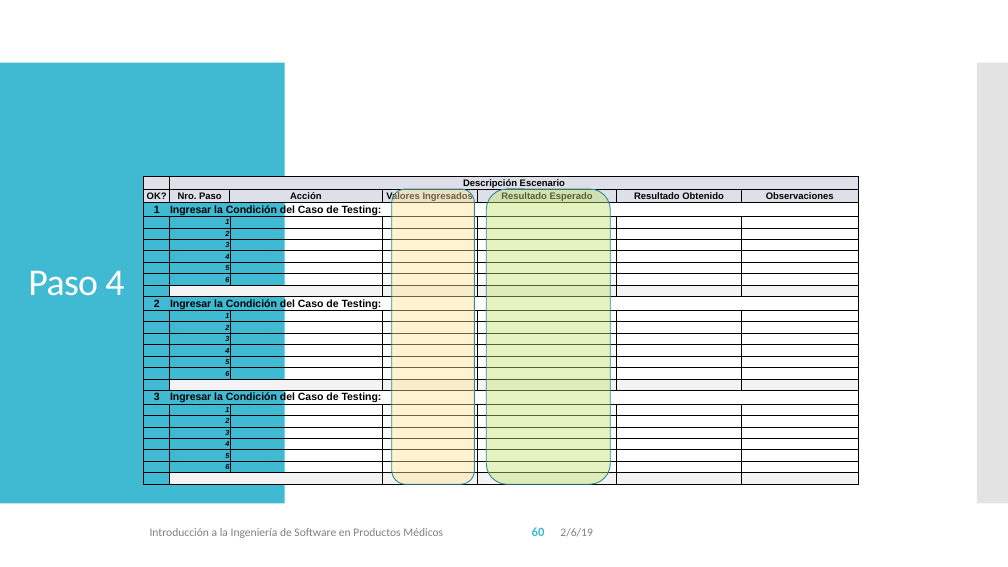
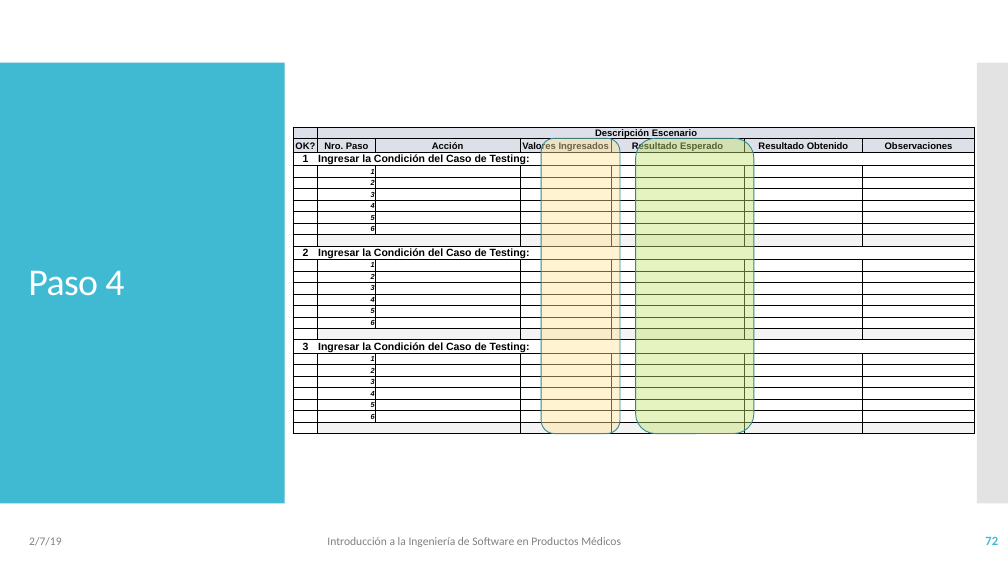
Before and after one commit to vvalotto/IS-en-Sistemas-Embebidos, a slide deck: slide 72 of 05 - IS - Pruebas.pptx (slide 60 before the commit). Drawn at 1008x567 pixels with LibreOffice and Linux fonts; fonts in the diff are those of the drawing. Boxes give left, top, right and bottom in pixels: in the first picture for what was removed or moved away, otherwise in the second. Text is boxed around its words. In the diff, an @@ line names an element or a change of style, - is before the commit and + after.

```diff
--- a/05 - IS - Pruebas.pptx
+++ b/05 - IS - Pruebas.pptx
@@ table: place and size @@
-table at [144,176,859,490]
+table at [293,127,975,439]
@@ rounded rectangle: place and size @@
-rounded rectangle at [392,189,474,485]
+rounded rectangle at [541,138,620,434]
@@ rounded rectangle: place and size @@
-rounded rectangle at [486,189,610,485]
+rounded rectangle at [636,138,754,434]
@@ text at [29,537,61,546]: text changed @@
-2/6/19
+2/7/19
@@ text "Introducción a la Ingeniería de ...": place and size @@
-text "Introducción a la Ingeniería de ..." at [150,528,443,538]
+text "Introducción a la Ingeniería de ..." at [327,537,621,547]
@@ page number removed at [532,527,545,536] @@
-60
@@ page number added at [985,537,998,545], 12 pt, text #40BAD2, bold @@
+72
```
Also in this commit, not shown: 66 other slides changed, 12 slides added, 1 slide removed, 3 other files.
